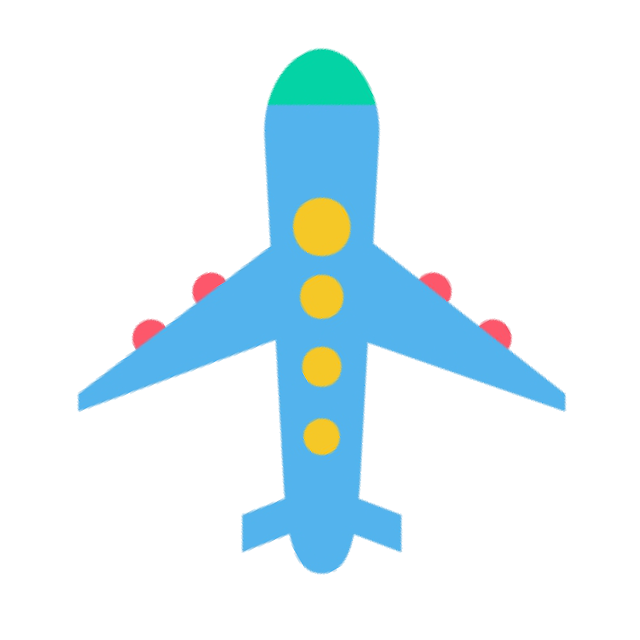
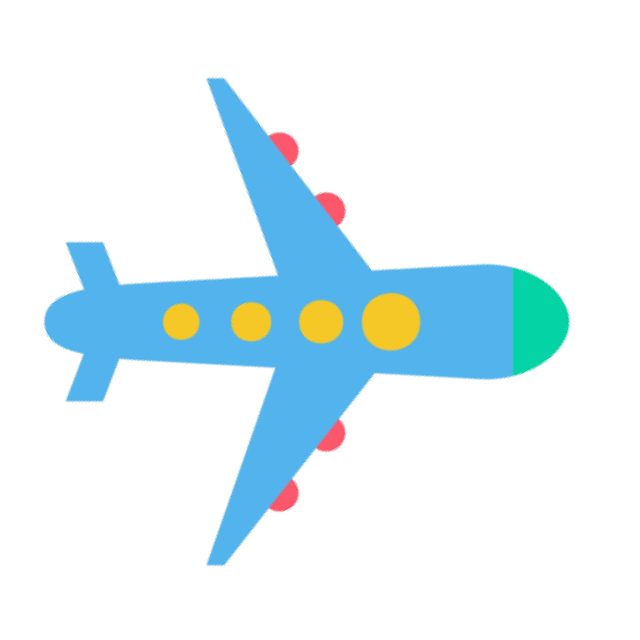
Comparing the layer stacks of the two (640, 640) images. Changes:
added layer "Transformation #1" above "Transformation" over left=43, top=75, right=571, bottom=568
painted on "Transformation" over left=75, top=47, right=568, bottom=575
